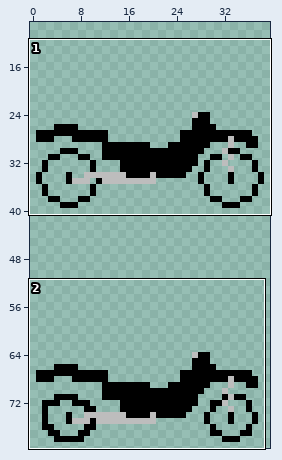
Sprite sheet -- assets/img/Bike.png. Above, an overview of the earlier version with the close-up marked.
Close-up. Before the edit:
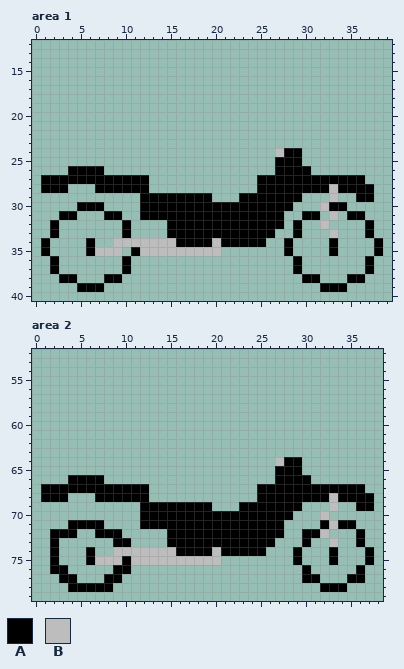
The file is 40x80 pixels. Shown: area 1: x 0..39, y 12..40; area 2: x 0..38, y 52..79. The wide view leaves out empty margins.
Palette (. is transparent): A #000000  B #bdbdbd
Pixels before, area 1, first column x 1:
24 ..........................BAA.........
25 ..........................AAA.........
26 ...AAAA...................AAAA........
27 AAAAAAAAAAAA............AAAAAAAAAAAA..
28 AAA...AAAAAA............AAAAAAAABAAAA.
29 ...........AAAAAAAA...AAAAAAA...B..AA.
30 ....AAA....AAAAAAAAAAAAAAAAA...BAA....
31 ..AA...AA..AAAAAAAAAAAAAAAA..AA.B.AA..
32 .A.......A....AAAAAAAAAAAAA.A..B....A.
33 .A.......A....AAAAAAAAAAAA..A...B...A.
34 A....A..BBBBBBBAAAABAAAAA..A....A....A
35 A....ABBB.ABBBBBBBBB.......A....A....A
36 .A.......A..................A.......A.
37 .A.......A..................A.......A.
38 ..AA...AA....................AA...AA..
39 ....AAA........................AAA....
Pixels before, area 2, first column x 1:
64 ..........................BAA........
65 ..........................AAA........
66 ...AAAA...................AAAA.......
67 AAAAAAAAAAAA............AAAAAAAAAAAA.
68 AAA...AAAAAA............AAAAAAAABAAAA
69 ...........AAAAAAAA...AAAAAAA...B..AA
70 ...........AAAAAAAAAAAAAAAAA...B.....
71 ...AAAA....AAAAAAAAAAAAAAAA....ABAA..
72 .AAA..AAA.....AAAAAAAAAAAAA..AAB...A.
73 .A......AA....AAAAAAAAAAAA...A..B..A.
74 .A...A..BBBBBBBAAAABAAAAA...A...A...A
75 .A...ABBBABBBBBBBBBB........A...A...A
76 .AA.....AA...................A.....A.
77 ..AA...AA....................AA...AA.
78 ...AAAAA.......................AAA...
The result:
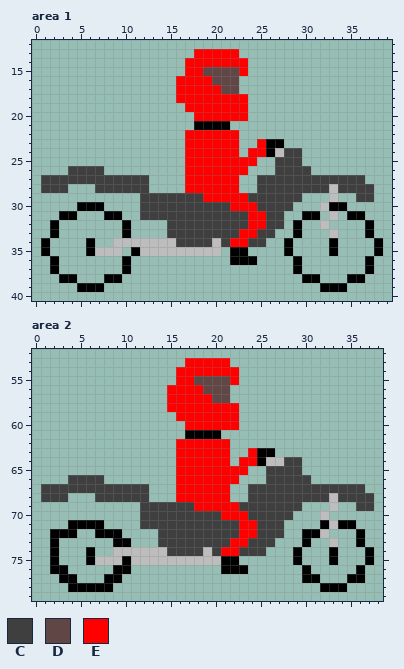
Colours new in this view: C #3f3f3f  D #614646  E #ff0000
Edits made:
Changed rows in their new state; - is an unchanged pixel.
Area 1:
first column x 1:
13 -----------------EEEEE---------------
14 ----------------EEEEEEE--------------
15 ----------------EEDDDDE--------------
16 ---------------EEEEDDD---------------
17 ---------------EEEEEDD---------------
18 ---------------EEEEEEEE--------------
19 ----------------EEEEEEE--------------
20 -----------------EEEEEE--------------
21 -----------------AAAA----------------
22 ----------------EEEEEE---------------
23 ----------------EEEEEE--EAA----------
24 ----------------EEEEEE-EEA-CC--------
25 ----------------EEEEEEEE--CCC--------
26 ---CCCC---------EEEEEEE---CCCC-------
27 CCCCCCCCCCCC----EEEEEE--CCCCCCCCCCCC-
28 CCC---CCCCCC----EEEEEE--CCCCCCCC-CCCC
29 -----------CCCCCCCEEEEECCCCCC------CC
30 -----------CCCCCCCCCCEEECCCC---------
31 -----------CCCCCCCCCCCCEECC----------
32 --------------CCCCCCCCCEECC----------
33 --------------CCCCCCCCEECC-----------
34 ---------------CCCC-CEECC------------
35 ---------------------AA--------------
36 ---------------------AAA-------------
Area 2:
first column x 1:
53 ----------------EEEEE----------------
54 ---------------EEEEEEE---------------
55 ---------------EEDDDDE---------------
56 --------------EEEEDDD----------------
57 --------------EEEEEDD----------------
58 --------------EEEEEEEE---------------
59 ---------------EEEEEEE---------------
60 ----------------EEEEEE---------------
61 ----------------AAAA-----------------
62 ---------------EEEEEE----------------
63 ---------------EEEEEE--EAA-----------
64 ---------------EEEEEE-EEAB-CC--------
65 ---------------EEEEEEEE--CCCC--------
66 ---CCCC--------EEEEEEE---CCCCC-------
67 CCCCCCCCCCCC---EEEEEE--CCCCCCCCCCCCC-
68 CCC---CCCCCC---EEEEEE--CCCCCCCCC-CCCC
69 -----------CCCCCCEEEEECCCCCCC------CC
70 -----------CCCCCCCCCEEECCCCC---------
71 -----------CCCCCCCCCCCEECCC----------
72 -------------CCCCCCCCCEECCC----------
73 -------------CCCCCCCCEECCC-----------
74 --------------CCCCBCEECCC------------
75 --------------------AA---------------
76 --------------------AAA--------------
Changed places in both close-ups, as pixel boxes (x1, y1, x2, y2):
changed: (41, 49, 374, 265)
changed: (41, 358, 374, 574)
